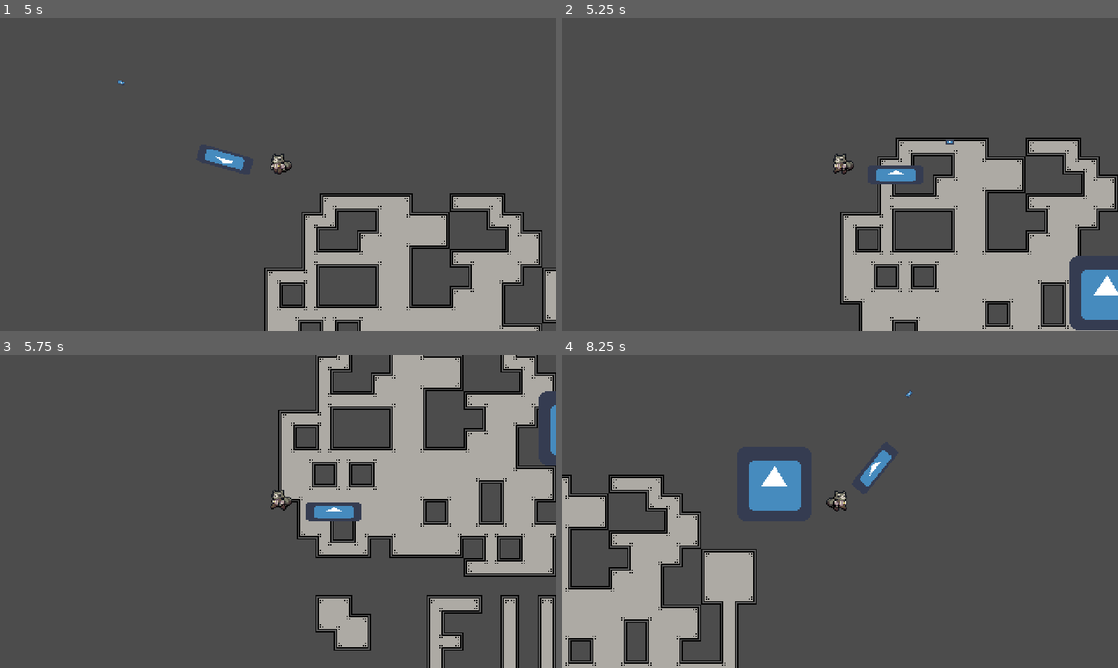
Above: before the commit, frames 1-4 (two rows, left to right).
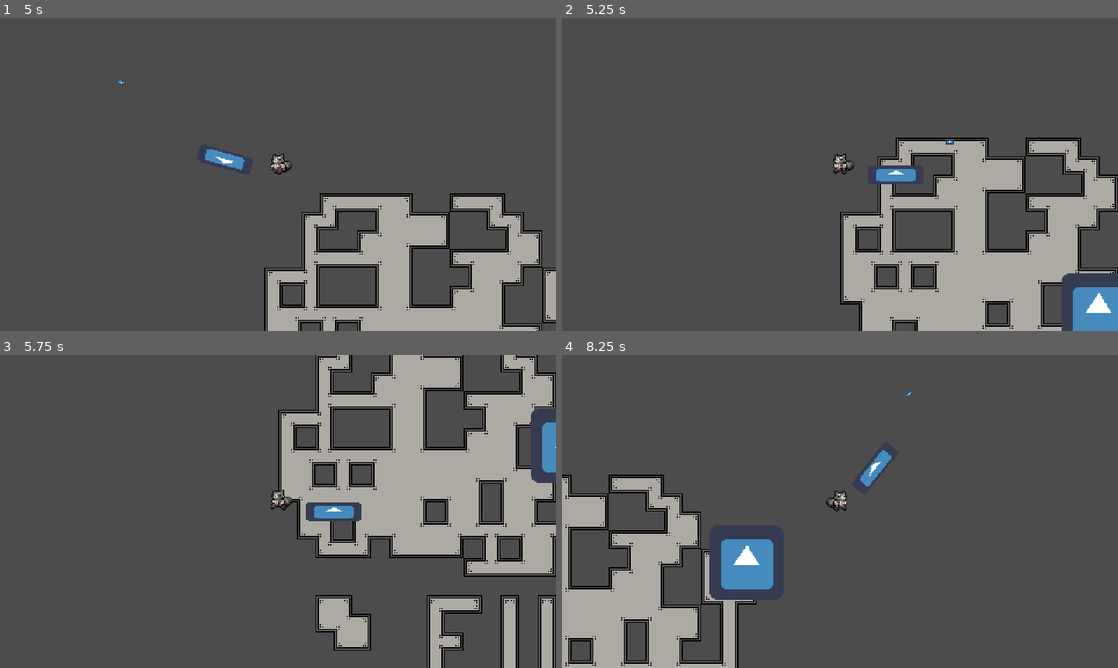
Above: after the commit, the same moments.

Repository: lilizoey/FunJam2020-10-17
Game: Godot game, scene res://Main.tscn
Two runs of this game, one before a commit and one after it. Both use one fixed random seed, a clock stepped at 60 frames per second and the inputs below. The engine's default icon, where the game draws it, is replaced by a stand-in: a white triangle on a blue panel in a dark square.
Inputs (mouse positions are in pixels of both pictures, inside the frame that each line leads up to):
- Up to frame 1 (5 s): move the mouse to (400, 158) at 0.52 s; hold D (move_right) 0.53-1.28 s; click (400, 158) at 0.6 s; move the mouse to (166, 190) at 1.27 s; hold S (move_down) 1.28-2.03 s; click (166, 190) at 1.35 s; move the mouse to (333, 105) at 2.02 s; hold D (move_right) 2.03-2.78 s; click (333, 105) at 2.1 s; move the mouse to (250, 237) at 2.77 s; hold W (move_up) 2.78-3.53 s; click (250, 237) at 2.85 s; move the mouse to (444, 221) at 3.52 s; hold A (move_left) from 3.53 s (still down); click (444, 221) at 3.6 s; move the mouse to (111, 127) at 4.27 s; click (111, 127) at 4.35 s
- Up to frame 2 (5.25 s): move the mouse to (867, 174) at 5.02 s; release A (move_left) at 5.03 s; hold S (move_down) from 5.03 s (still down); click (867, 174) at 5.1 s
- Up to frame 3 (5.75 s): keep holding S (move_down)
- Up to frame 4 (8.25 s): move the mouse to (756, 433) at 5.77 s; release S (move_down) at 5.78 s; hold D (move_right) 5.78-6.53 s; click (756, 433) at 5.85 s; move the mouse to (962, 495) at 6.52 s; hold W (move_up) 6.53-7.28 s; click (962, 495) at 6.6 s; move the mouse to (728, 527) at 7.27 s; hold D (move_right) 7.28-8.03 s; click (728, 527) at 7.35 s; move the mouse to (895, 442) at 8.02 s; hold S (move_down) from 8.03 s (still down); click (895, 442) at 8.1 s

Frame 1 is identical in both runs. In frame 2, 1.5% of the frame differs, in the area x 89-100%, y 76-100%; in frame 3, 0.8%; in frame 4, 3.5%, in the area x 26-43%, y 33-79%.

Commit message:
Fixed enemy pathing

Diff:
--- a/Enemy/Enemy.gd
+++ b/Enemy/Enemy.gd
@@ -21,16 +21,19 @@
 	if not next_point:
 		next_point = new_point()
 
-	var direction: Vector2 = (next_point - global_position).normalized()
+	var remainingVector: Vector2 = next_point - global_position
+	var remainingLength = remainingVector.length()
+
+	if is_on_wall() or remainingLength <= move_speed * delta * 2:
+		next_point = null
+		return
+
+	var direction: Vector2 = remainingVector.normalized()
 	move_and_slide(direction * move_speed)
 
 	for i in get_slide_count():
 		var collider = get_slide_collision(i).collider
 		hit(collider)
-
-	if is_on_wall() or (next_point - global_position).length() <= move_speed * delta * 2:
-		next_point = null
-
 
 func new_point() -> Vector2:
 	var angle = rand_range(-PI, PI)
@@ -40,9 +43,11 @@
 	$Ray.cast_to = point
 	$Ray.force_raycast_update()
 
-	if $Ray.get_collision_point():
+	if $Ray.get_collider():
+		print("Ray Point! ", $Ray.get_collider())
 		return $Ray.get_collision_point()
 	else:
+		print("Pos Point! ", global_position + point)
 		return global_position + point
 
 
@@ -53,5 +58,5 @@
 			take_damage(obj.damage())
 
 func take_damage(damage: int):
-	print("ow! ", damage)
+	print("ow! ", health)
 	health -= damage
